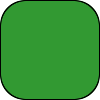
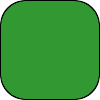
The second 100×100 image is a revision of the first. Changes to its layers:
painted on "Sektor Form" over [0, 0, 100, 100]
